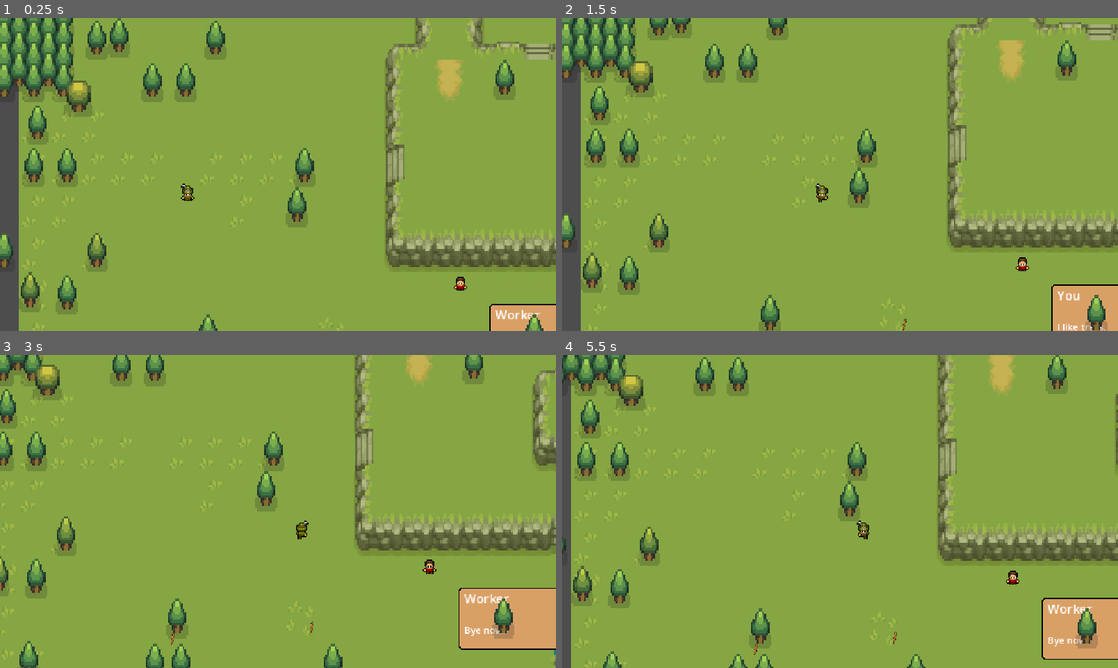
Above: before the commit, frames 1-4 (two rows, left to right).
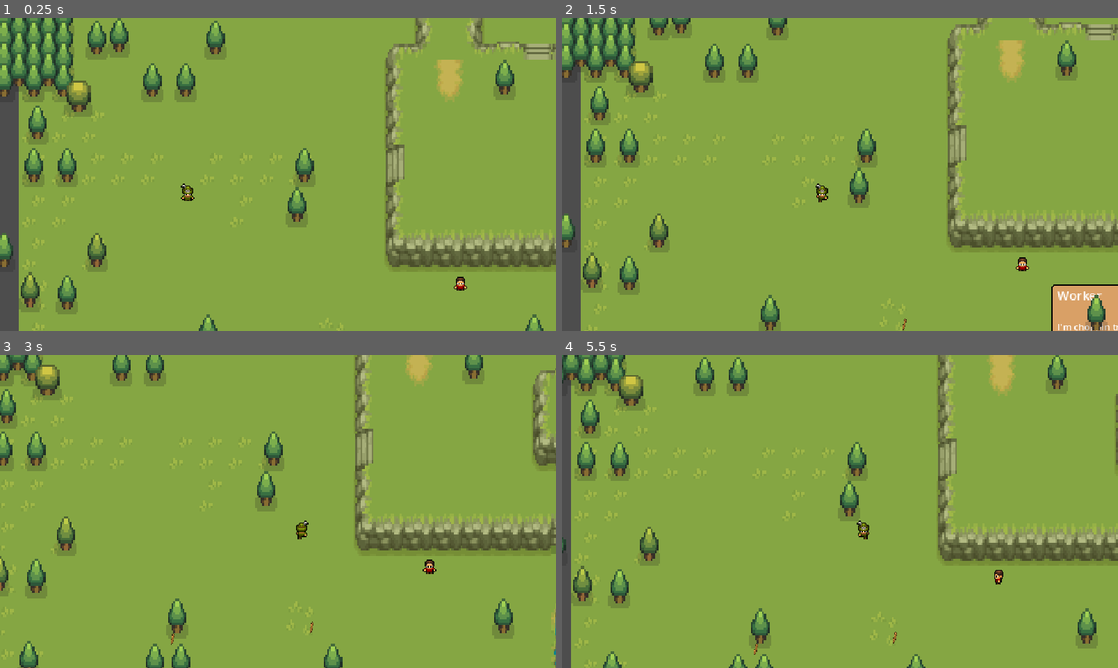
Above: after the commit, the same moments.

Repository: maryBauman/Survive
Game: Godot game, scene res://scenes/places/world.tscn
The game is run twice, just before and just after one commit, with the same random seed, the same clock (stepped at 60 frames per second) and the same inputs.
Inputs:
- Up to frame 1 (0.25 s): no input
- Up to frame 2 (1.5 s): tap Enter (ui_accept) at 0.5, 0.77, 1.07 s; hold D (right) 0.53-1.28 s; tap C (chat) at 0.6 s; tap E (e) at 0.8, 1.35 s; hold S (down) from 1.28 s (still down)
- Up to frame 3 (3 s): tap Enter (ui_accept) at 1.52, 1.82, 2.85 s; tap I (i) at 1.55, 2.1 s; release S (down) at 2.03 s; hold D (right) 2.03-2.78 s; hold Enter (ui_accept) 2.03-2.78 s; hold W (up) from 2.78 s (still down)
- Up to frame 4 (5.5 s): tap Enter (ui_accept) at 3.02, 3.32, 3.77, 4.07, 4.52, 4.82, 5 s; tap C (chat) at 3.05, 3.6 s; release W (up) at 3.53 s; hold A (left) 3.53-5.03 s; tap E (e) at 3.8, 4.35 s; tap I (i) at 4.55, 5.1 s; hold S (down) from 5.03 s (still down); hold Enter (ui_accept) from 5.03 s (still down)

The runs differ from the first frame. In frame 1, 0.9% of the frame differs, in the area x 88-100%, y 91-100%; in frame 2, 0.2%; in frame 3, 3.2%, in the area x 82-100%, y 74-95%; in frame 4, 2.6%.

Commit message:
npc dialogue

Diff:
--- a/dialogue/dialogue_ui.gd
+++ b/dialogue/dialogue_ui.gd
@@ -1,14 +1,22 @@
 extends Control
+
+signal dialogueFinished
 
 @export_file("*.json") var dialogueFile
 
 var dialogue = []
 var curDialogueId = 0
+var diActive = false
 
 func _ready():
-	start()
+	$DialogueBackground.visible = false
+
 
 func start():
+	if diActive:
+		return
+	diActive = true
+	$DialogueBackground.visible = true
 	dialogue = loadDialogue()
 	curDialogueId = -1
 	nextScript()
@@ -19,6 +27,8 @@
 	return content
 
 func _input(event):
+	if !diActive:
+		return
 	if event.is_action_pressed("ui_accept"):
 		nextScript()
 
@@ -26,6 +36,9 @@
 	curDialogueId += 1
 	if curDialogueId >= len(dialogue):
 		#end the dialogue here and give control back to npc
+		diActive = false
+		$DialogueBackground.visible = false
+		emit_signal("dialogueFinished")
 		return
 
 	$DialogueBackground/Name.text = dialogue[curDialogueId]['name']
--- a/scenes/npc.gd
+++ b/scenes/npc.gd
@@ -49,6 +49,7 @@
 		#await $Timer.timeout
 		if Input.is_action_just_pressed("chat"):
 			print("chatting with npc")
+			$DialogueUI.start()
 			is_roaming = false
 			is_chatting = true
 			#will stop the npc, even if they are in the middle of walking
@@ -81,3 +82,8 @@
 	$Timer.wait_time = (1)
 	cur_state = choose([IDLE, NEW_DIR, MOVE])
 	print("npc cur_state = ", cur_state)
+
+
+func _on_dialogue_ui_dialogue_finished():
+	is_chatting = false
+	is_roaming = true
--- a/scenes/npc.tscn
+++ b/scenes/npc.tscn
@@ -190,3 +190,4 @@
 [connection signal="body_shape_entered" from="chat_detection_area" to="." method="_on_chat_detection_area_body_shape_entered"]
 [connection signal="body_shape_exited" from="chat_detection_area" to="." method="_on_chat_detection_area_body_shape_exited"]
 [connection signal="timeout" from="Timer" to="." method="_on_timer_timeout"]
+[connection signal="dialogueFinished" from="DialogueUI" to="." method="_on_dialogue_ui_dialogue_finished"]
